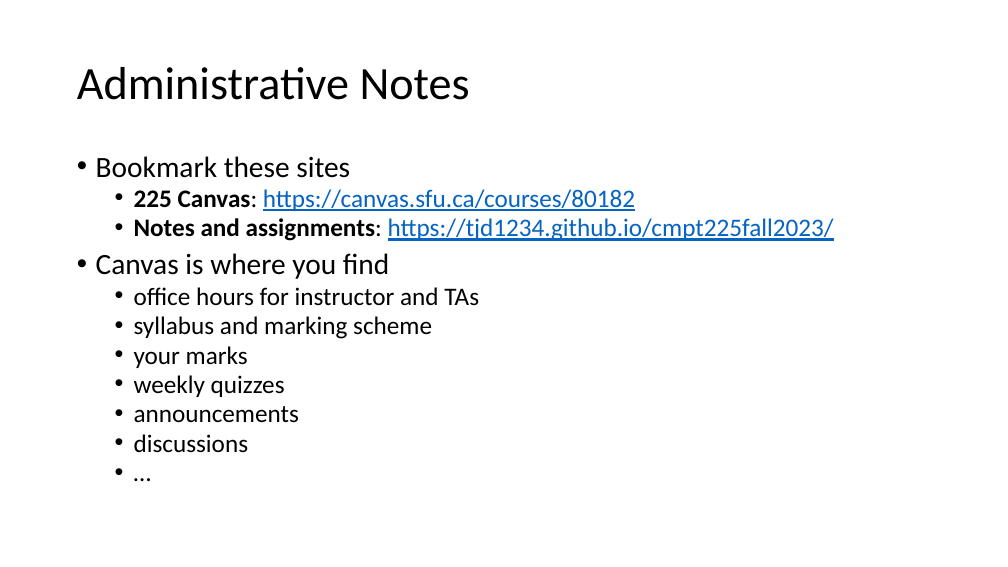
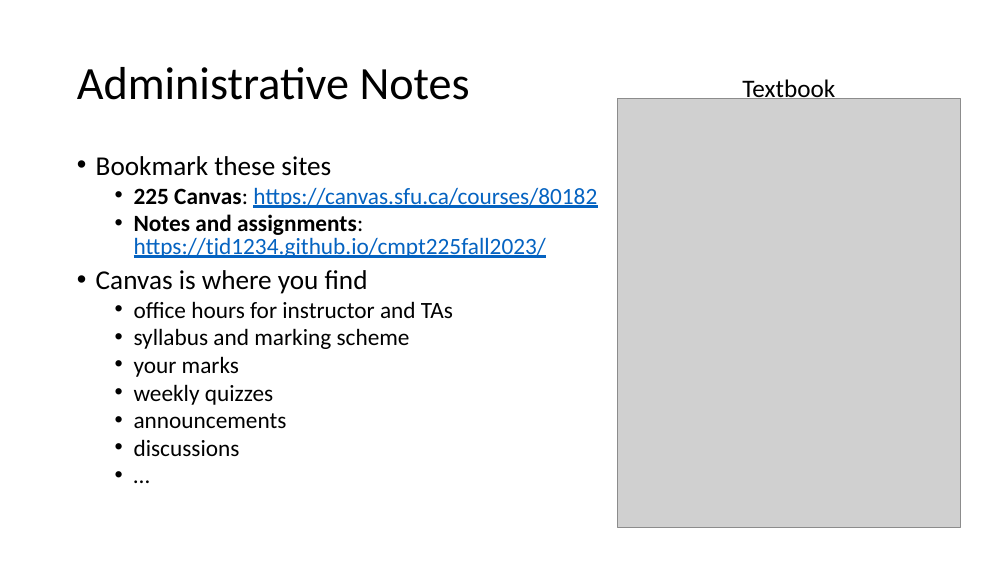
Before and after one commit to tjd1234/cmpt225fall2023, a slide deck: slide 4 of lecture_notes/week1/week1_intro.pptx (slide 2 before the commit). Drawn at 1008x567 pixels with LibreOffice and Linux fonts; fonts in the diff are those of the drawing; grey boxes stand for pictures. Boxes give left, top, right and bottom in pixels: in the first picture for what was removed or moved away, otherwise in the second. Text is boxed around its words. In the diff, an @@ line names an element or a change of style, - is before the commit and + after.

```diff
--- a/lecture_notes/week1/week1_intro.pptx
+++ b/lecture_notes/week1/week1_intro.pptx
@@ text added at [742, 79, 835, 103], 24 pt, text #000000 @@
+Textbook
@@ picture added at [617, 99, 960, 528] @@
@@ text "Bookmark these sites" at [96, 156, 597, 456]: size 28 to 25.9 pt in "Bookmark these sites", "Canvas is where you find"; size 24 to 22.2 pt in "225 Canvas: https://canvas.sfu.ca/courses/80182", "Notes and assignments: https://tjd1234.github.io/cmpt225fall ...", "office hours for instructor and TAs", "syllabus and marking scheme" and 5 more places @@
```
Also in this commit, not shown: 8 other slides changed, 2 slides added, 1 slide removed, 1 other file.
